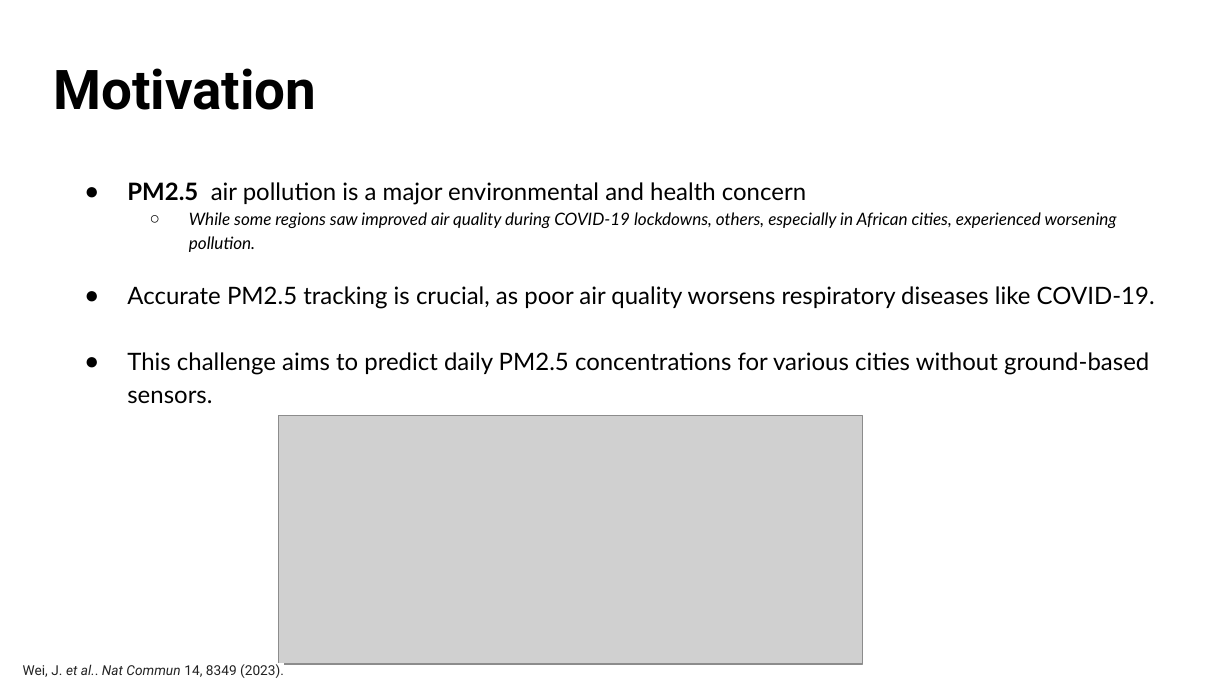
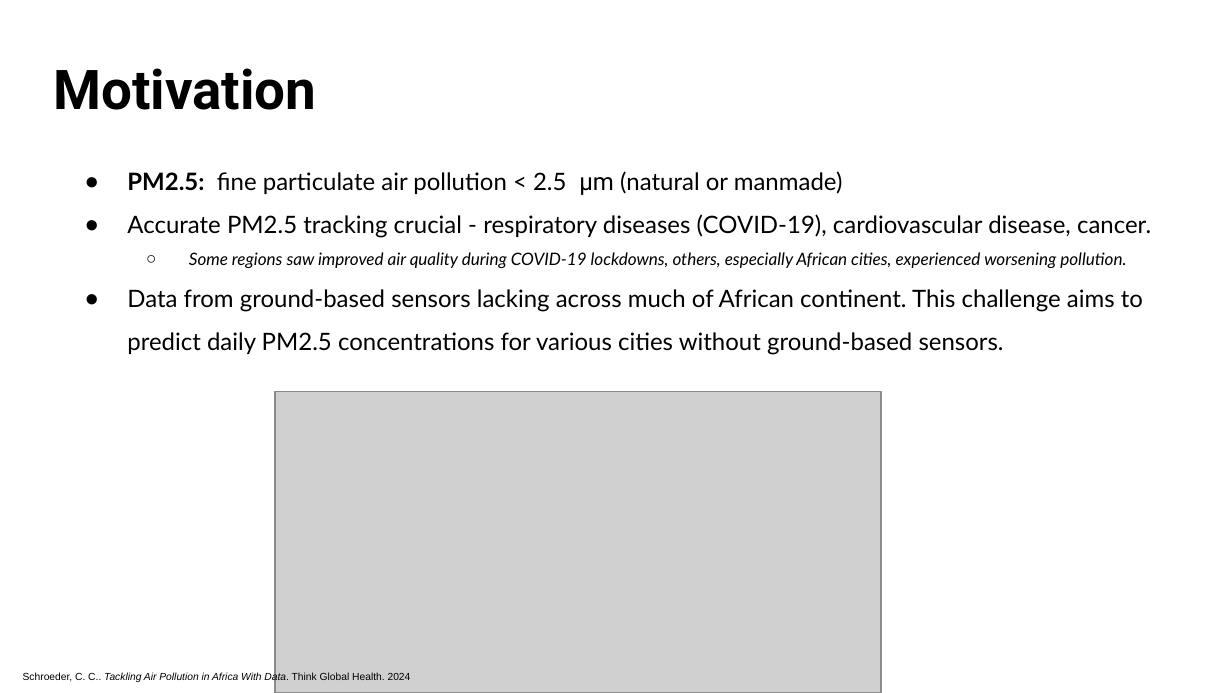
Before and after one commit to hannahdoyal/ml-project-air-pollution, a slide deck: slide 2 of Urban_Air_Pollution.pptx. Drawn at 1232x693 pixels with LibreOffice and Linux fonts; fonts in the diff are those of the drawing; grey boxes stand for pictures. Boxes give left, top, right and bottom in pixels: in the first picture for what was removed or moved away, otherwise in the second. Text is boxed around its words. In the diff, an @@ line names an element or a change of style, - is before the commit and + after.

Commit message:
updated powerpoint

```diff
--- a/Urban_Air_Pollution.pptx
+++ b/Urban_Air_Pollution.pptx
@@ text at bbox=[127, 171, 1151, 355]: text changed @@
-● PM2.5 air pollution is a major environmental and health concern
-  ○ While some regions saw improved air quality during COVID-19 lockdowns, others, especially in African cities, experienced worsening pollution.
-● Accurate PM2.5 tracking is crucial, as poor air quality worsens respiratory diseases like COVID-19.
-● This challenge aims to predict daily PM2.5 concentrations for various cities without ground-based sensors.
+● PM2.5: fine particulate air pollution < 2.5 μm (natural or manmade)
+● Accurate PM2.5 tracking crucial - respiratory diseases (COVID-19), cardiovascular disease, cancer.
+  ○ Some regions saw improved air quality during COVID-19 lockdowns, others, especially African cities, experienced worsening pollution.
+● Data from ground-based sensors lacking across much of African continent. This challenge aims to predict daily PM2.5 concentrations for various cities without ground-based sensors.
@@ picture: place and size @@
-picture at bbox=[278, 415, 862, 664]
+picture at bbox=[275, 392, 881, 693]
@@ text at bbox=[23, 672, 411, 682]: text changed; size 8 to 6 pt; font Roboto to Arial; text colour #222222 to #000000 @@
-Wei, J. et al.. Nat Commun 14, 8349 (2023).
+Schroeder, C. C.. Tackling Air Pollution in Africa With Data. Think Global Health. 2024
```
Also in this commit, not shown: 5 other slides changed.
